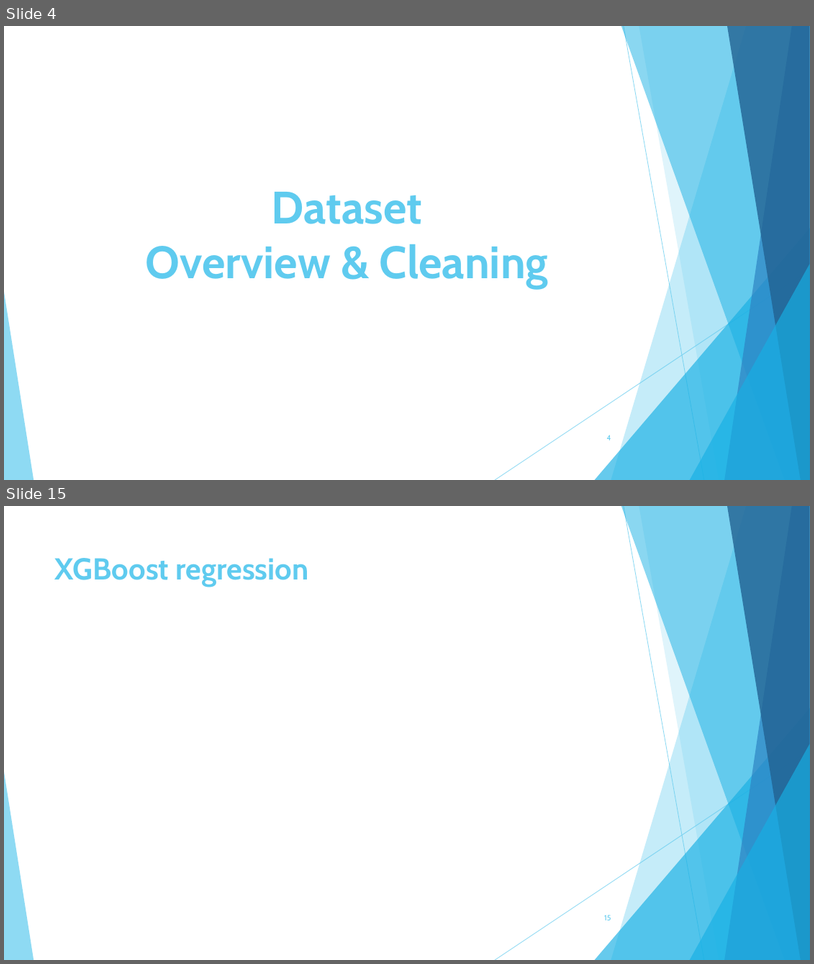
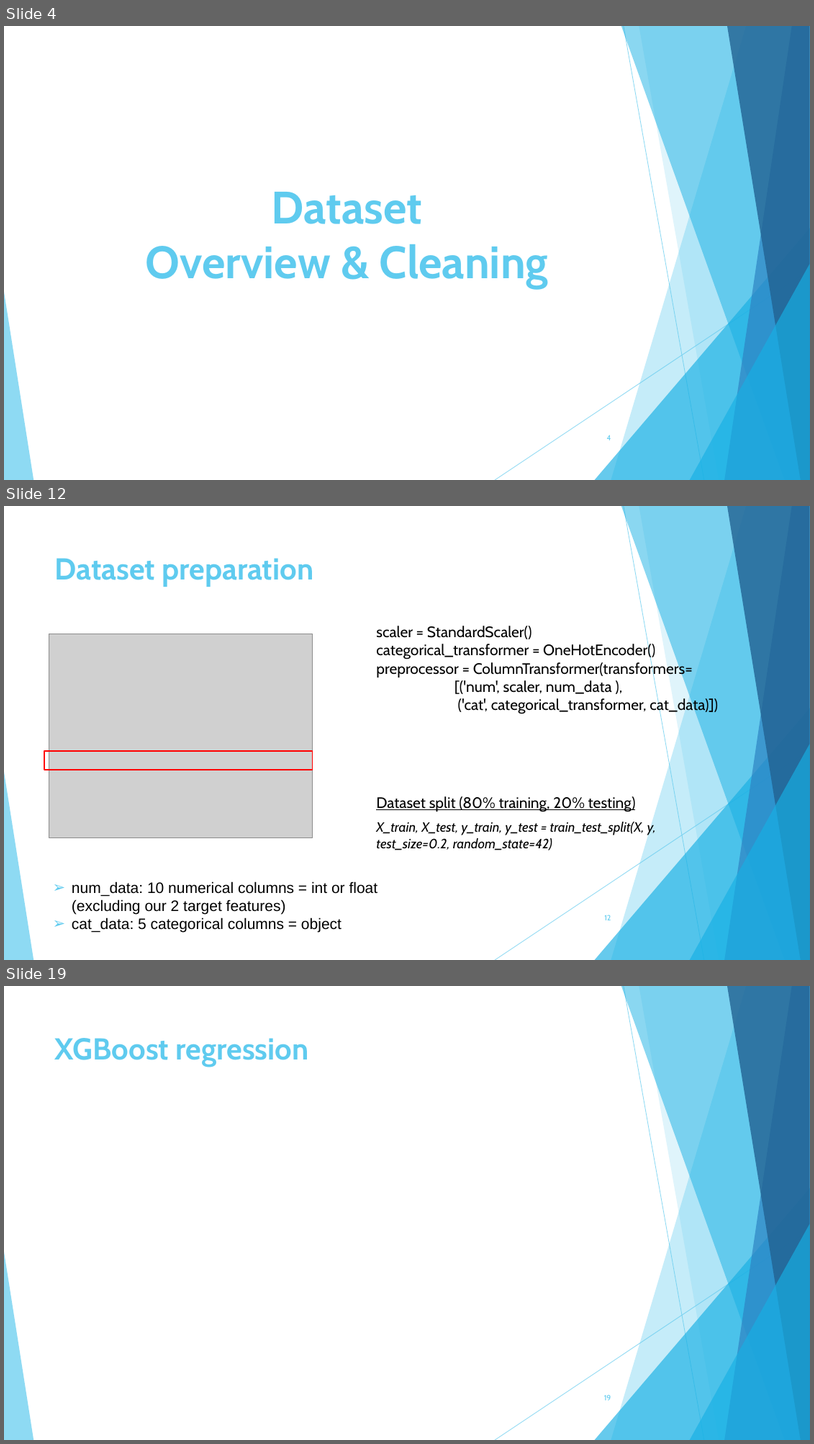
Before and after one commit to hike7o/SL-OC-projects, a slide deck: P4/Pelec_03_presentation.pptx. Shown one above the other, each under a label of ours: slides 4 and 15 before the commit, slides 4, 12 and 19 after it; the slides between them are not shown. The pictures are 814x964 and 814x1444 pixels, drawn with LibreOffice and Linux fonts; fonts in the diff are those of the drawing; grey boxes stand for pictures. Boxes give left, top, right and bottom in pixels: in the first picture for what was removed or moved away, otherwise in the second. Text is boxed around its words. In the diff, an @@ line names an element or a change of style, - is before the commit and + after.

```diff
--- a/P4/Pelec_03_presentation.pptx
+++ b/P4/Pelec_03_presentation.pptx
@@ slide 12 added at box(4, 506, 810, 960), background #FFFFFF; not listed: 10 template elements that a slide beside it also shows @@
@@ title added at box(55, 558, 314, 587), 36 pt, text #5FCBEF, bold @@
+Dataset preparation
@@ picture added at box(49, 633, 313, 837) @@
@@ text added at box(376, 626, 718, 714), 18 pt, text #000000 @@
+scaler = StandardScaler()
+categorical_transformer = OneHotEncoder()
+preprocessor = ColumnTransformer(transformers=
+[('num', scaler, num_data ),
+('cat', categorical_transformer, cat_data)])
@@ rectangle added at box(44, 751, 313, 769), outline #FF0000 1.5 pt @@
@@ text added at box(376, 796, 636, 812), 18 pt, text #000000, underline @@
+Dataset split (80% training, 20% testing)
@@ text added at box(376, 821, 656, 850), 16 pt, text #000000, italic @@
+X_train, X_test, y_train, y_test = train_test_split(X, y, test_size=0.2, random_state=42)
@@ text added at box(72, 881, 378, 932), 18 pt, text #000000 @@
+➢ num_data: 10 numerical columns = int or float (excluding our 2 target features)
+➢ cat_data: 5 categorical columns = object
@@ page number added at box(604, 914, 611, 920), 9 pt, text #5FCBEF @@
+12
@@ what was slide 15 is now slide 19 @@
@@ page number at box(604, 1394, 612, 1400): text changed @@
-15
+19
```
Also in this commit, not shown: 11 slides changed, 7 other slides added, 3 slides removed, 8 other files.
